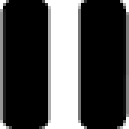
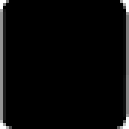
Revision of a layered 129 x 129 image; what changed, layer by layer:
painted on "Shape 3" over [39, 0, 123, 129]
